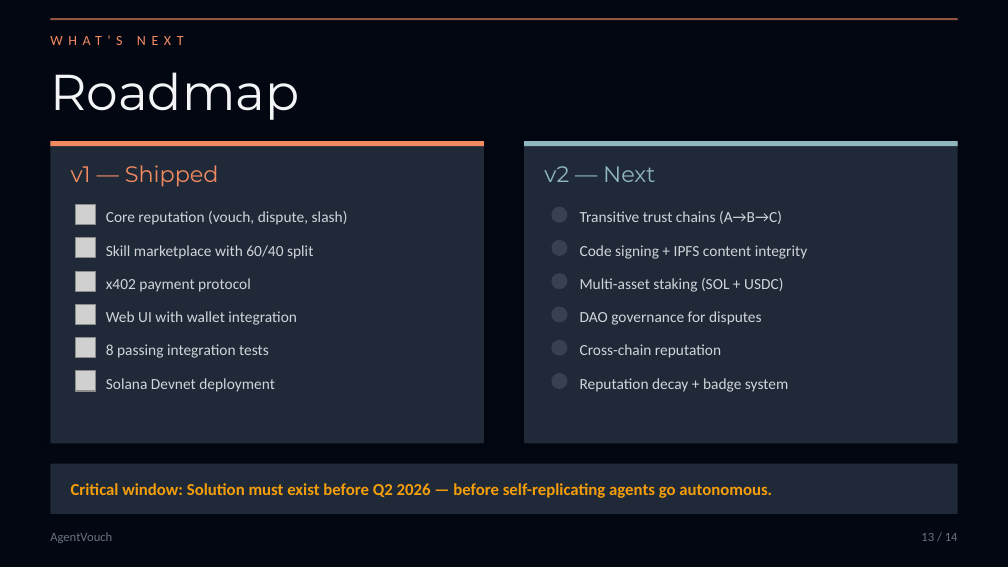
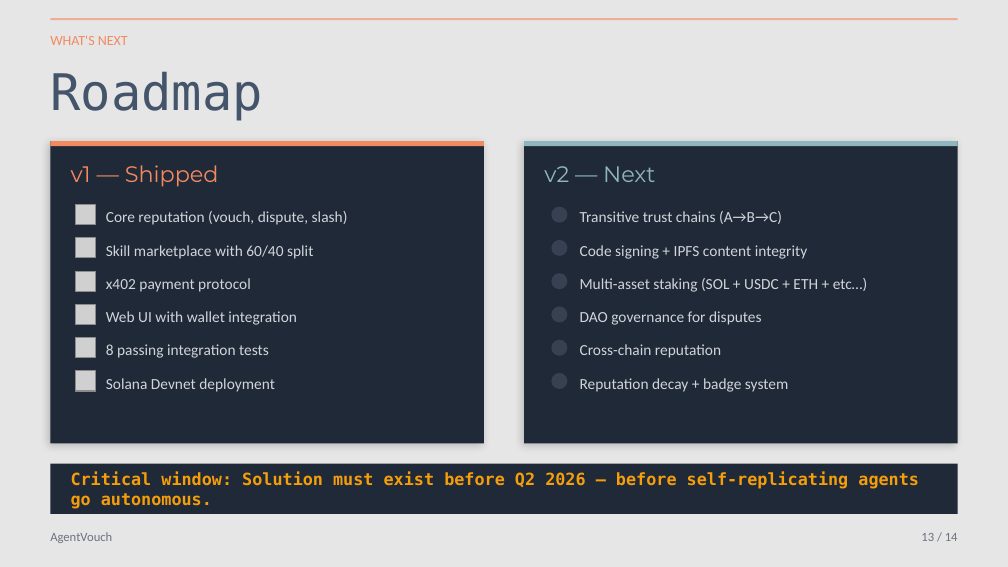
Before and after one commit to dirtybits/agent-reputation-oracle, a slide deck: slide 13 of AgentVouch.pptx. Drawn at 1008x567 pixels with LibreOffice and Linux fonts; fonts in the diff are those of the drawing; grey boxes stand for pictures. Boxes give left, top, right and bottom in pixels: in the first picture for what was removed or moved away, otherwise in the second. Text is boxed around its words. In the diff, an @@ line names an element or a change of style, - is before the commit and + after.

Commit message:
chore: update AgentVouch presentation file
Replace the existing AgentVouch.pptx file with an updated version, reflecting recent changes in the vouching process and related documentation. This update aims to enhance clarity and provide a more comprehensive overview of the current system.

```diff
--- a/AgentVouch.pptx
+++ b/AgentVouch.pptx
@@ background #030712 to #E7E6E6 @@
@@ text "WHAT'S NEXT" at (50, 35, 128, 45): letter spacing 4 to 0 pt @@
@@ text "Roadmap" at (50, 71, 262, 121): font Montserrat to DejaVu Sans Mono, text colour #F3F4F6 to #44546A @@
@@ text at (580, 278, 867, 292): text changed @@
-Multi-asset staking (SOL + USDC)
+Multi-asset staking (SOL + USDC + ETH + etc…)
@@ text "Critical window: Solution must exist ..." at (71, 471, 919, 509): font Calibri to DejaVu Sans Mono @@
```
Also in this commit, not shown: 13 other slides changed.
